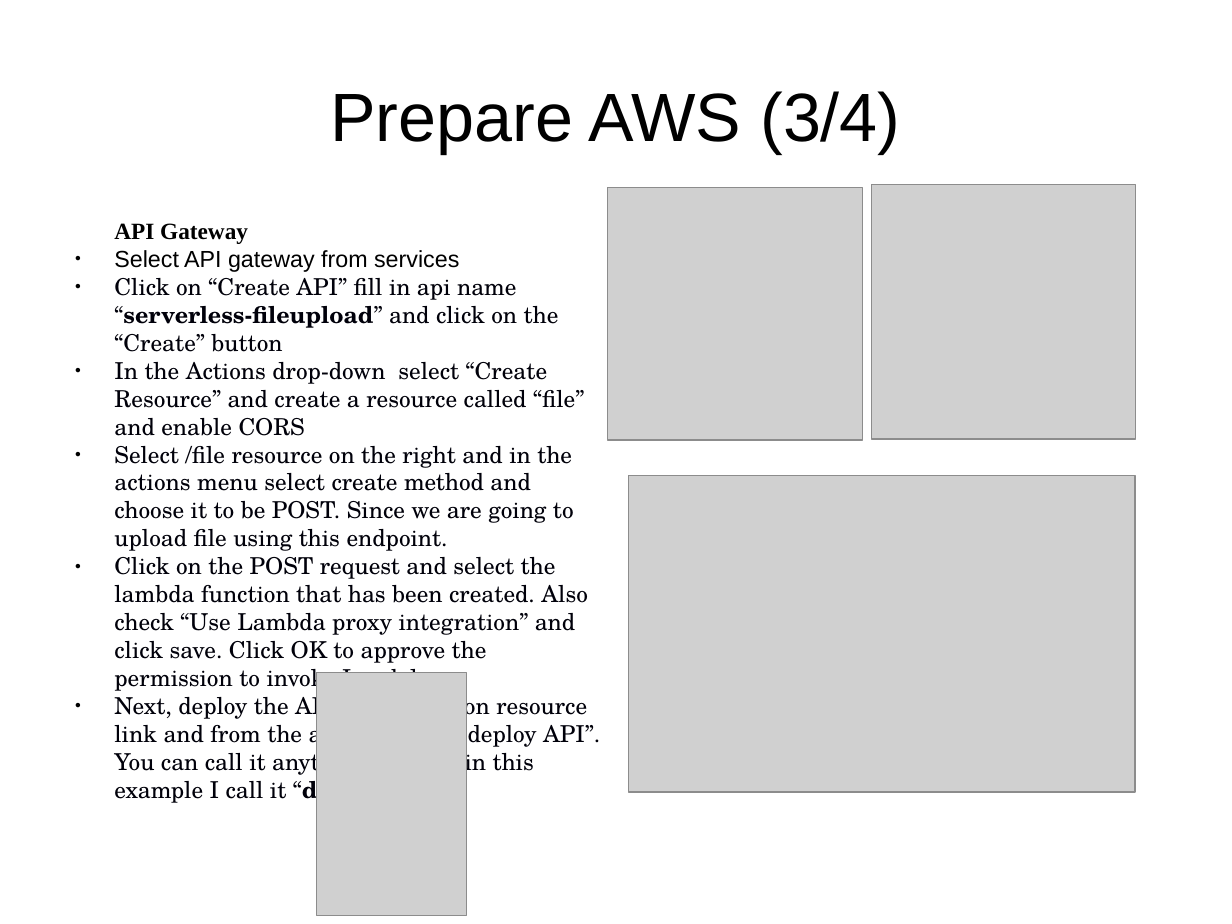
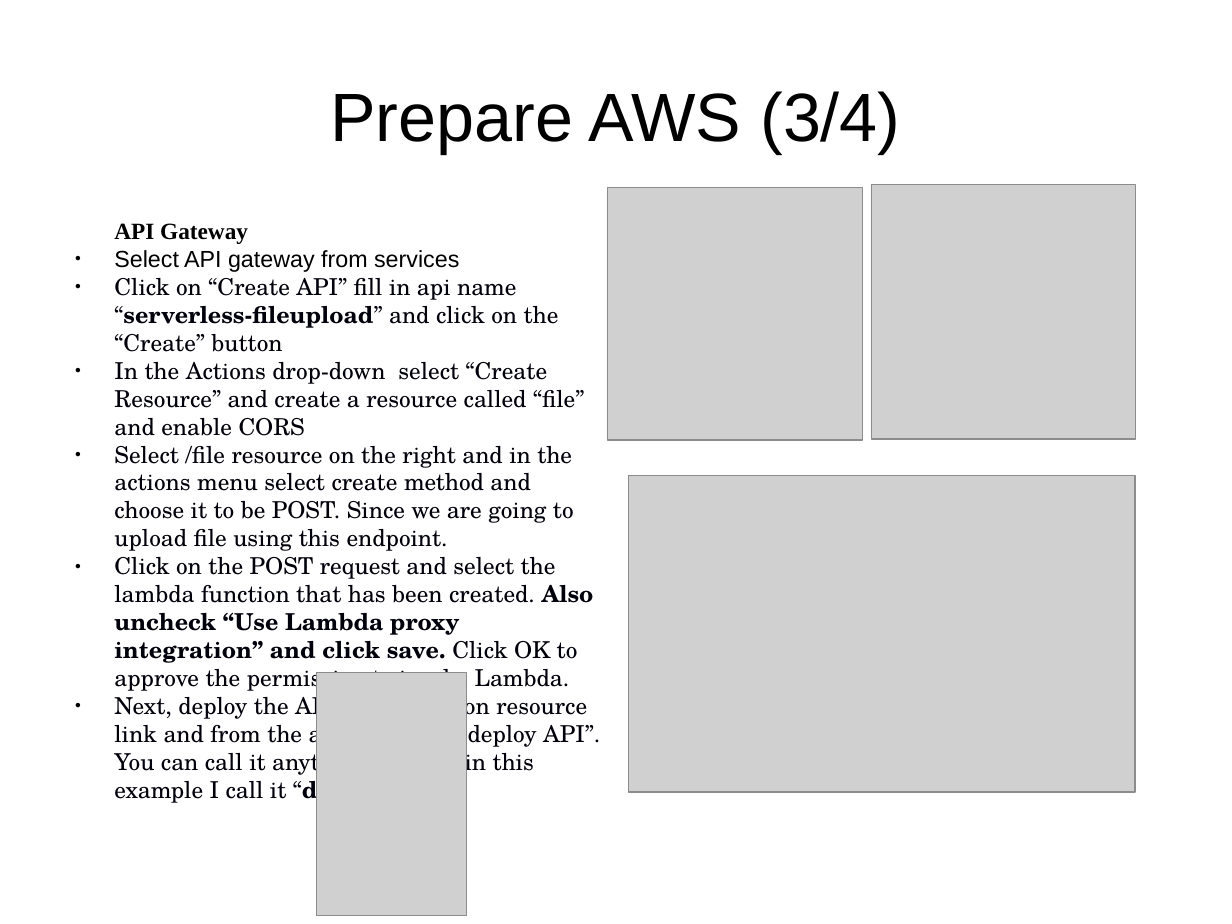
Before and after one commit to daghanacay/serverless-fileupload, a slide deck: slide 14 of documents/presentation.odp (slide 13 before the commit). Drawn at 1232x924 pixels with LibreOffice and Linux fonts; fonts in the diff are those of the drawing; grey boxes stand for pictures. Boxes give left, top, right and bottom in pixels: in the first picture for what was removed or moved away, otherwise in the second. Text is boxed around its words. In the diff, an @@ line names an element or a change of style, - is before the commit and + after.

Commit message:
updating presentation

```diff
--- a/documents/presentation.odp
+++ b/documents/presentation.odp
@@ text at (114, 557, 594, 693): text changed @@
-● Click on the POST request and select the lambda function that has been created. Also check “Use Lambda proxy integration” and click save. Click OK to approve the permission to invoke Lambda.
+● Click on the POST request and select the lambda function that has been created. Also uncheck “Use Lambda proxy integration” and click save. Click OK to approve the permission to invoke Lambda.
```
Also in this commit, not shown: 3 other slides changed, 6 slides added, 1 other file.
